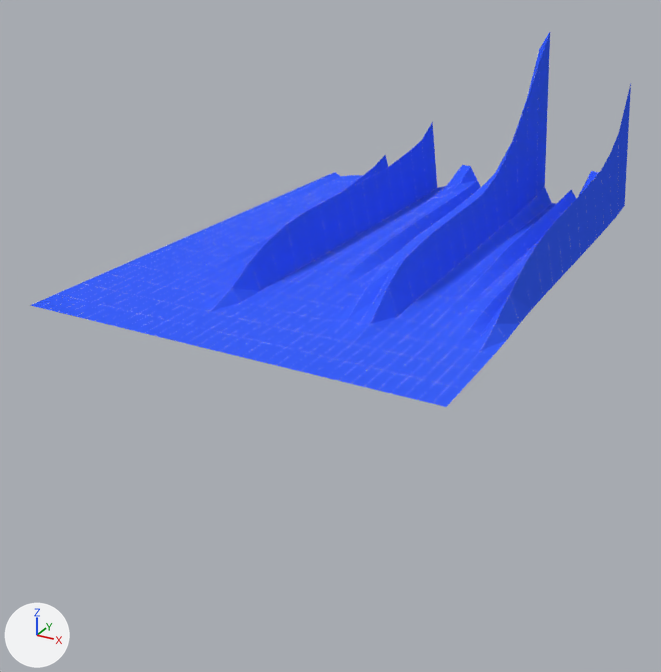
The Blender file src/Data Visualization.blend: old version first, new version second.
Both versions are drawn from a 50 mm lens placed at (37.4, -75.4, 18.8), pointed at (-1.7, -4.3, -16.7). Lighting does not change. The marker at lower left points along +X, +Y and +Z.

Names of what the first picture shows: 'heightmap'.
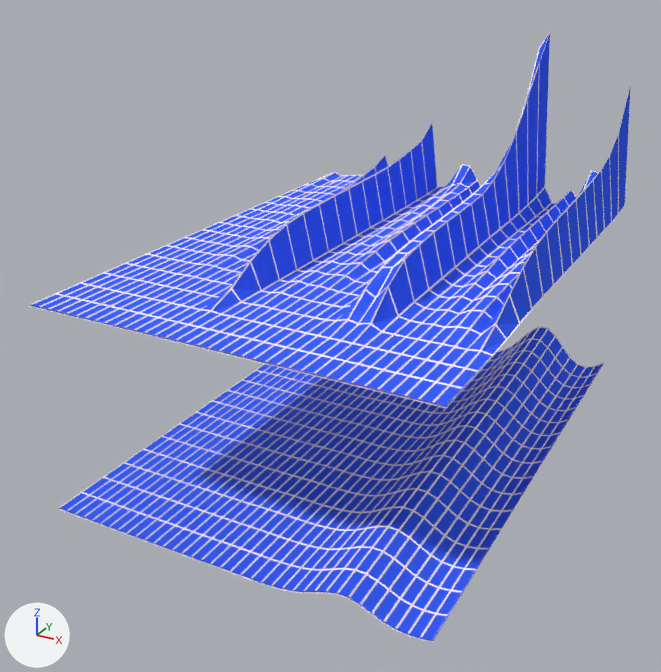
Edits to the bpy script that builds the scene:
```text
Add mat_wfmaterial_001:
    mat_wfmaterial_001 = diffuse_material('wfMaterial.001')
    mat_wfmaterial_001.base_color = (1.0, 0.916, 0.942)  # white #fff5f8
Add mat_material_003:
    mat_material_003 = diffuse_material('material.003')
    mat_material_003.base_color = (0.042, 0.119, 1.0)  # blue #3a61ff
Add me_z_heightmap_bspline_mesh:
    me_z_heightmap_bspline_mesh.from_pydata(...)  # 684 vertices, 629 faces; spans x -18.5..18.5, y -25.5..25.5, z -2.5..2.5
    me_z_heightmap_bspline_mesh.materials.append(mat_material_003)  # blue #3a61ff
    me_z_heightmap_bspline_mesh.materials.append(mat_wfmaterial_001)  # white #fff5f8
Change ob_heightmap:
    where _m = ob_heightmap.modifiers.new('wf', 'WIREFRAME')
    _m.thickness: 0.01 -> 0.2
Add ob_z_heightmap_bspline:
    ob_z_heightmap_bspline = bpy.data.objects.new('z_heightmap_BSpline', me_z_heightmap_bspline_mesh)
    ob_z_heightmap_bspline.location = (0.0, 0.0, -26.9)
    _m = ob_z_heightmap_bspline.modifiers.new('wf', 'WIREFRAME')
    _m.thickness = 0.2
    _m.use_replace = False
    _m.material_offset = 1
```

Changed parts and their boxes (x1, y1, x2, y2) in the pictures (661 x 672 px):
'heightmap', modifiers changed
    before: (30, 32, 631, 407)
    after: (30, 31, 631, 408)
'z_heightmap_BSpline', added (blue)
    after: (59, 326, 604, 642)
